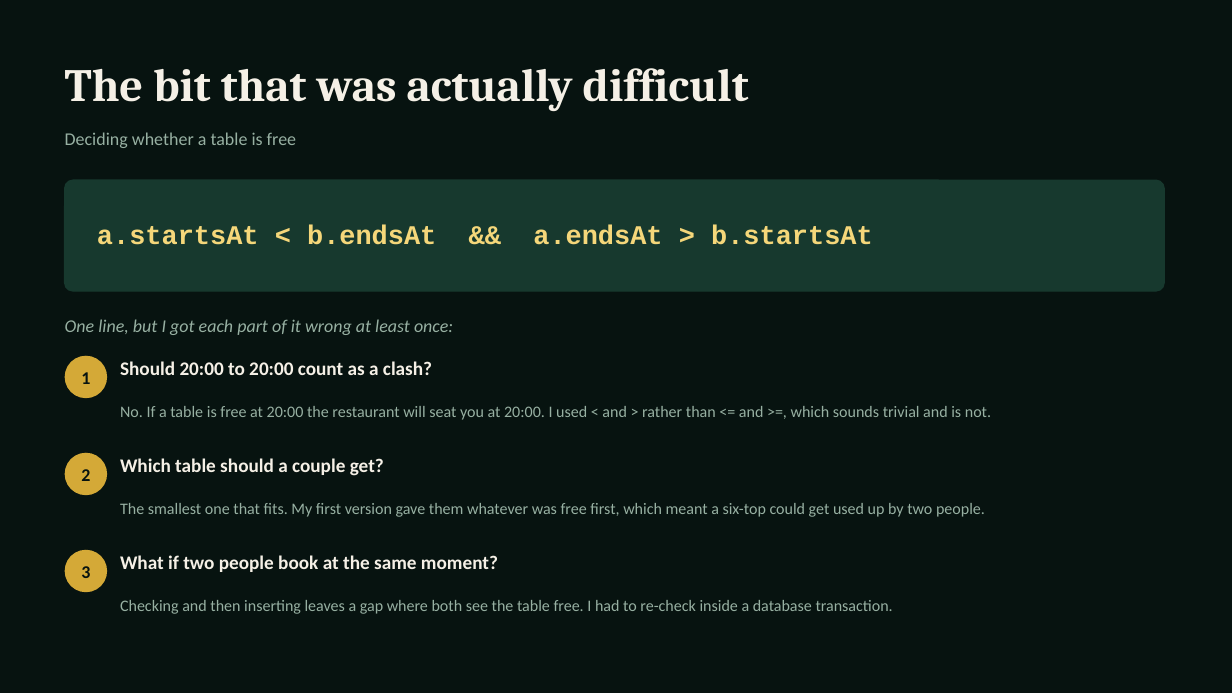
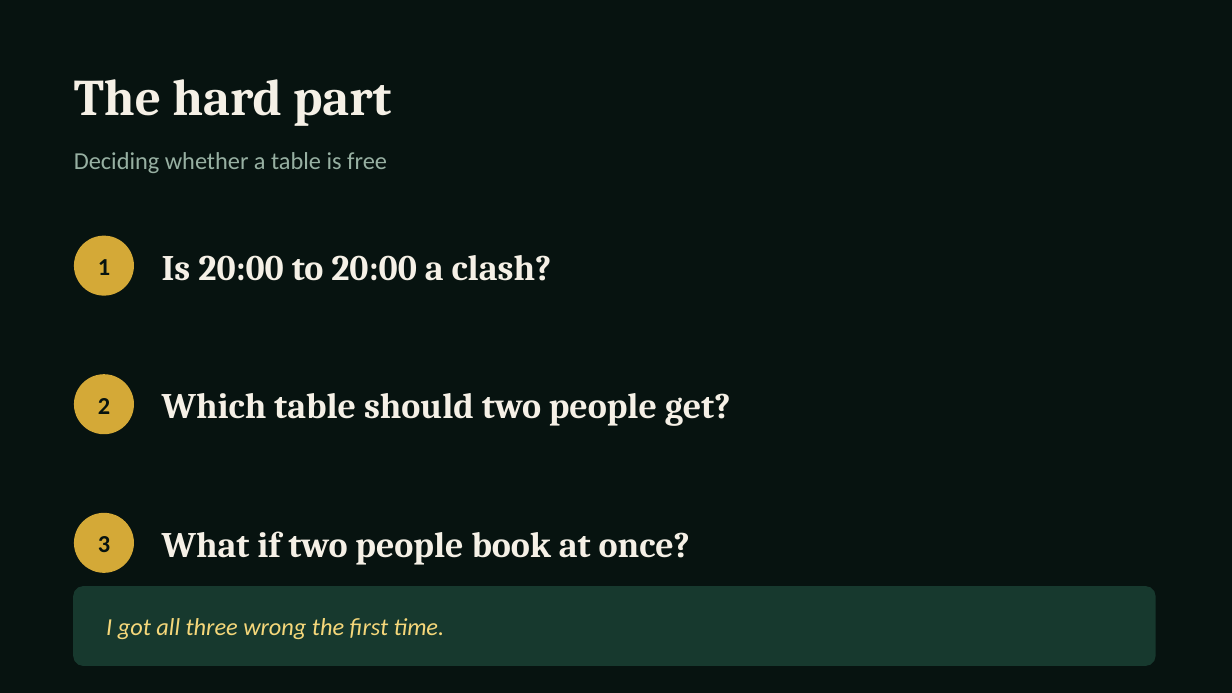
Before and after one commit to asanlimbu/mesa, a slide deck: slide 6 of docs/presentation.pptx. Drawn at 1232x693 pixels with LibreOffice and Linux fonts; fonts in the diff are those of the drawing. Boxes give left, top, right and bottom in pixels: in the first picture for what was removed or moved away, otherwise in the second. Text is boxed around its words. In the diff, an @@ line names an element or a change of style, - is before the commit and + after.

```diff
--- a/docs/presentation.pptx
+++ b/docs/presentation.pptx
@@ text at (74, 79, 391, 126): text changed; size 36 to 40 pt @@
-The bit that was actually difficult
+The hard part
@@ text "Deciding whether a table is ...": place and size @@
-text "Deciding whether a table is ..." at (65, 132, 296, 148)
+text "Deciding whether a table is ..." at (74, 152, 387, 173)
@@ size 14 to 19 pt in 4 elements at (74, 152, 387, 173), (98, 536, 110, 552), (98, 398, 110, 414), (98, 259, 110, 275) @@
@@ text "1": place and size @@
-text "1" at (81, 372, 90, 384)
+text "1" at (98, 259, 110, 275)
@@ ellipse added at (74, 236, 134, 296), fill #D4A937 @@
@@ text removed at (97, 225, 873, 245) @@
-a.startsAt < b.endsAt && a.endsAt > b.startsAt
@@ text at (162, 255, 552, 281): text changed; size 15 to 28 pt; font Calibri to Cambria @@
-Should 20:00 to 20:00 count as a clash?
+Is 20:00 to 20:00 a clash?
@@ text removed at (65, 319, 453, 335) @@
-One line, but I got each part of it wrong at least once:
@@ ellipse: place and size @@
-ellipse at (65, 356, 107, 398)
+ellipse at (74, 374, 134, 434)
@@ text "2": place and size @@
-text "2" at (81, 469, 90, 481)
+text "2" at (98, 398, 110, 414)
@@ text removed at (120, 406, 991, 420) @@
-No. If a table is free at 20:00 the restaurant will seat you at 20:00. I used < and > rather than <= and >=, which sounds trivial and is not.
@@ text at (162, 393, 731, 426): text changed; size 15 to 28 pt; font Calibri to Cambria @@
-Which table should a couple get?
+Which table should two people get?
@@ ellipse removed at (65, 453, 107, 495) @@
@@ text "3": place and size @@
-text "3" at (81, 566, 90, 578)
+text "3" at (98, 536, 110, 552)
@@ ellipse: place and size @@
-ellipse at (65, 550, 107, 592)
+ellipse at (74, 513, 134, 573)
@@ text at (162, 531, 690, 565): text changed; size 15 to 28 pt; font Calibri to Cambria @@
-What if two people book at the same moment?
+What if two people book at once?
@@ rounded rectangle: place and size @@
-rounded rectangle at (65, 180, 1165, 291)
+rounded rectangle at (74, 587, 1155, 665)
@@ rounded rectangle at (74, 587, 1155, 665): proportions changed @@
@@ text at (106, 618, 445, 639): text changed; size 12.5 to 19 pt; text colour #97B0A2 to #F5D77A; italic on @@
-The smallest one that fits. My first version gave them whatever was free first, which meant a six-top could get used up by two people.
+I got all three wrong the first time.
@@ text removed at (120, 600, 893, 614) @@
-Checking and then inserting leaves a gap where both see the table free. I had to re-check inside a database transaction.
```
Also in this commit, not shown: 7 other slides changed, 4 slides added, 4 slides removed.
